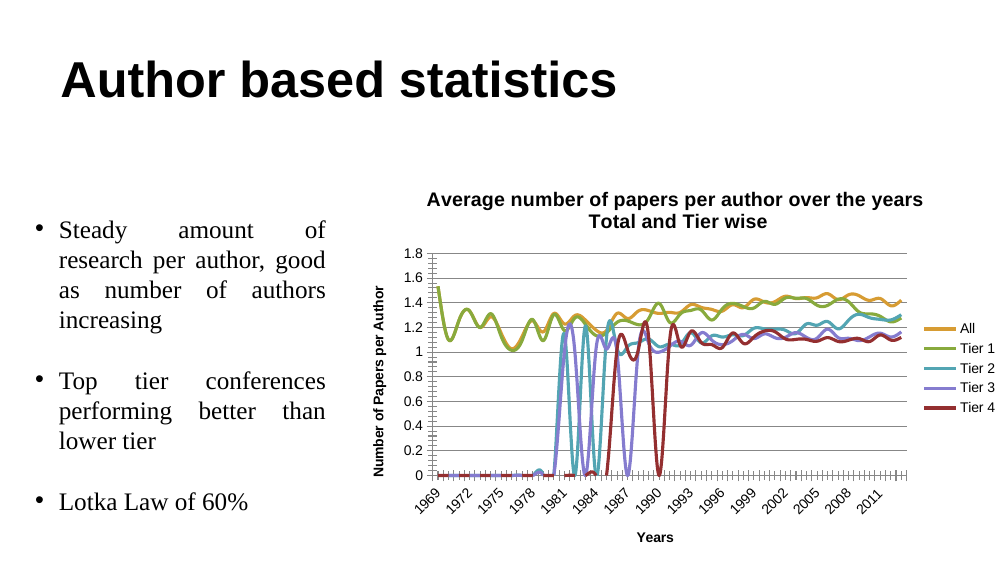
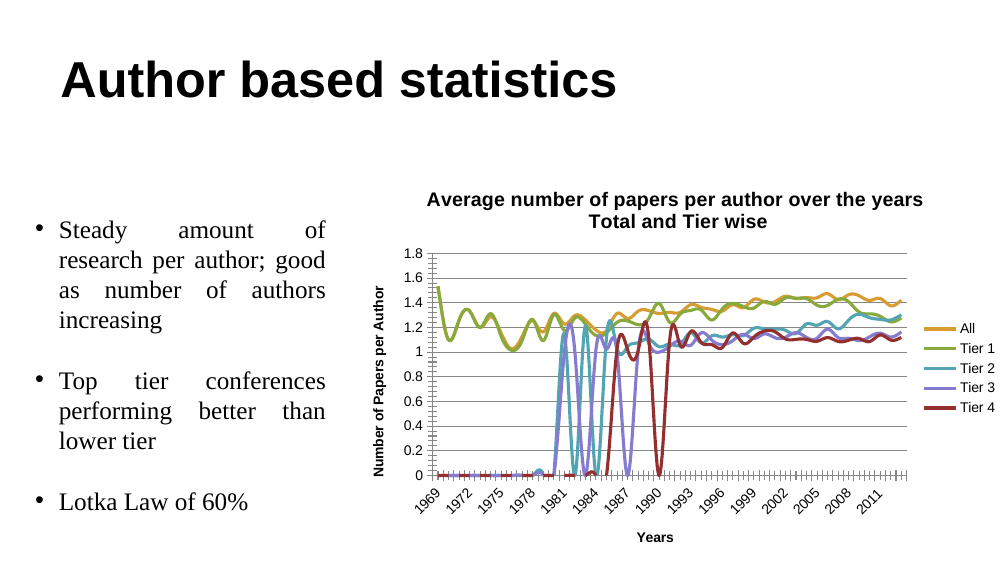
Before and after one commit to ag3859/RTBDProject, a slide deck: slide 13 of RTBD.pptx. Drawn at 1008x567 pixels with LibreOffice and Linux fonts; fonts in the diff are those of the drawing. Boxes give left, top, right and bottom in pixels: in the first picture for what was removed or moved away, otherwise in the second. Text is boxed around its words. In the diff, an @@ line names an element or a change of style, - is before the commit and + after.

Commit message:
tiny changes to ppt

```diff
--- a/RTBD.pptx
+++ b/RTBD.pptx
@@ text at [59,220,326,334]: text changed @@
-• Steady amount of research per author, good as number of authors increasing
+• Steady amount of research per author; good as number of authors increasing
```
